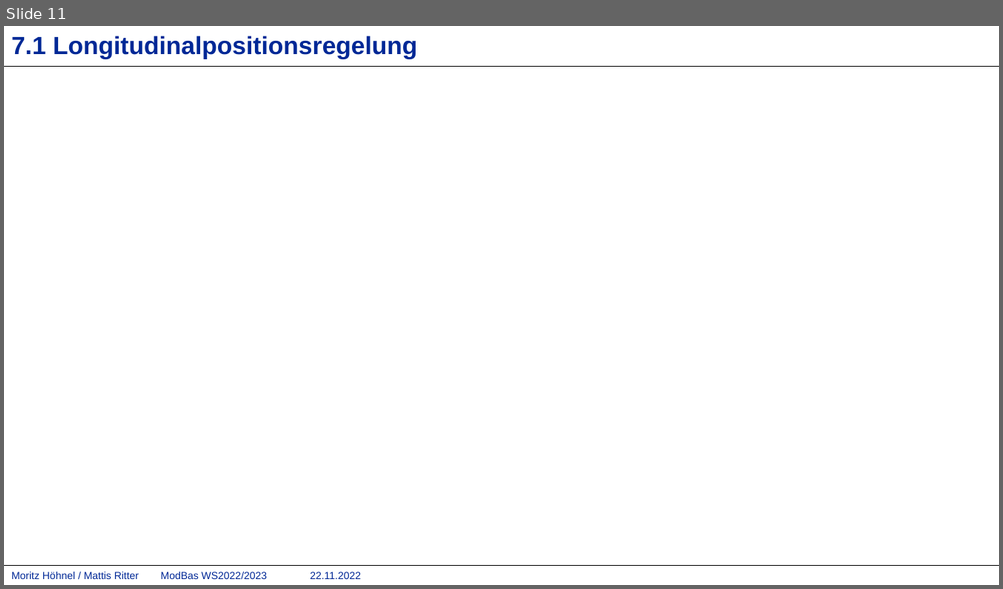
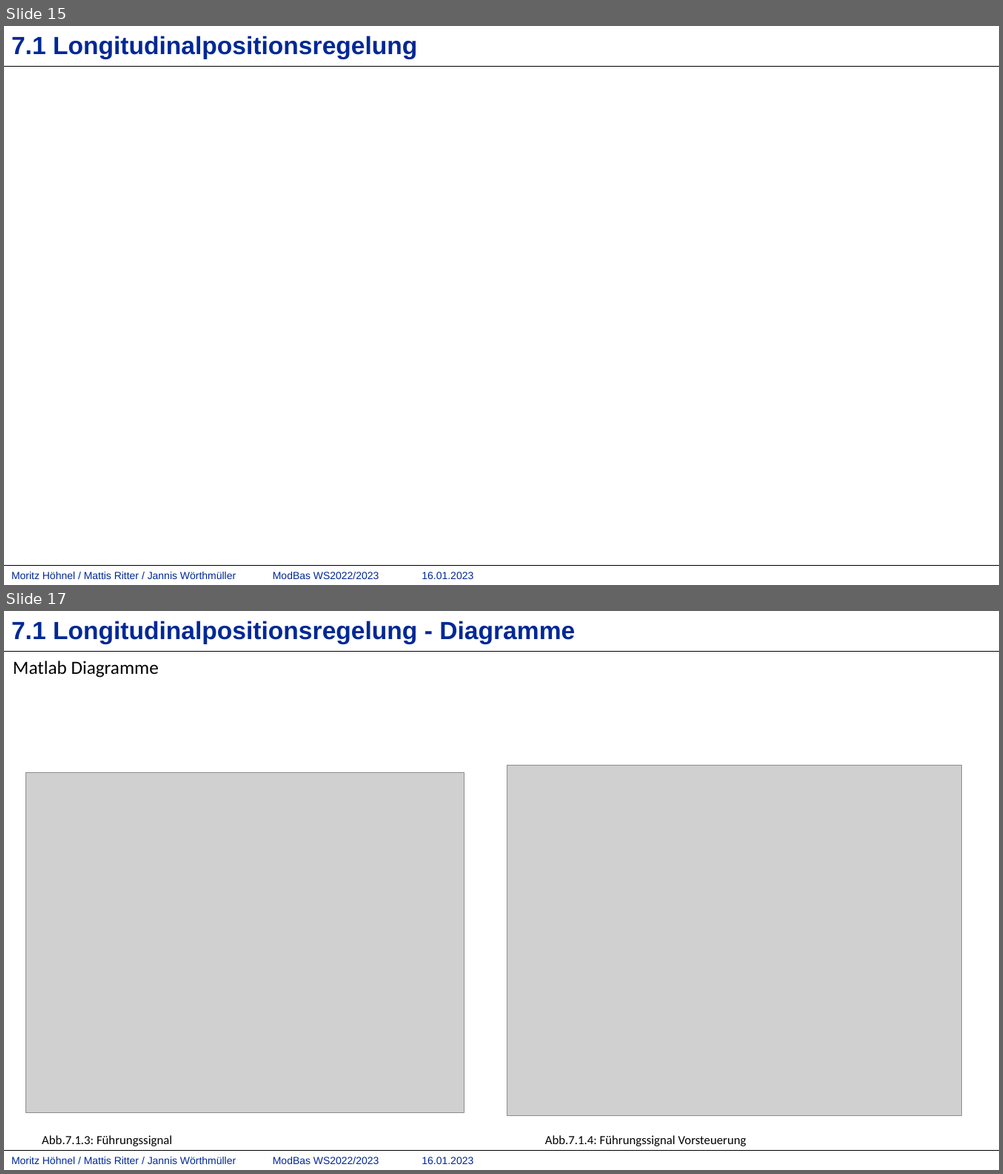
Before and after one commit to mattisritter/VerteilteSysteme, a slide deck: Modbas/Doku/ModBas.pptx. Shown one above the other, each under a label of ours: slide 11 before the commit, slides 15 and 17 after it; the slides between them are not shown. The pictures are 1003x589 and 1003x1174 pixels, drawn with LibreOffice and Linux fonts; fonts in the diff are those of the drawing; grey boxes stand for pictures; background and template pictures are left out. Boxes give left, top, right and bottom in pixels: in the first picture for what was removed or moved away, otherwise in the second. Text is boxed around its words. In the diff, an @@ line names an element or a change of style, - is before the commit and + after.

```diff
--- a/Modbas/Doku/ModBas.pptx
+++ b/Modbas/Doku/ModBas.pptx
@@ slide 17 added at box(4, 611, 999, 1170), background #FFFFFF; not listed: 3 template elements that a slide beside it also shows @@
@@ title added at box(11, 621, 575, 644), 24 pt, text #002896, bold @@
+7.1 Longitudinalpositionsregelung - Diagramme
@@ text added at box(13, 661, 159, 678), 18 pt, text #000000 @@
+Matlab Diagramme
@@ table added at box(4, 709, 998, 1144), 2 rows, 2 columns @@
+ | 
+ | 
@@ picture added at box(508, 766, 962, 1116) @@
@@ picture added at box(25, 773, 464, 1113) @@
@@ text added at box(42, 1136, 172, 1147), 12 pt, text #000000 @@
+Abb.7.1.3: Führungssignal
@@ text added at box(545, 1136, 746, 1147), 12 pt, text #000000 @@
+Abb.7.1.4: Führungssignal Vorsteuerung
@@ what was slide 11 is now slide 15 @@
@@ slide 15 changed as well @@
@@ text at box(11, 572, 473, 580): text changed @@
-Moritz Höhnel / Mattis Ritter ModBas WS2022/2023 22.11.2022
+Moritz Höhnel / Mattis Ritter / Jannis Wörthmüller ModBas WS2022/2023 16.01.2023
```
Also in this commit, not shown: 14 other slides changed, 14 other slides added, 2 slides removed.
